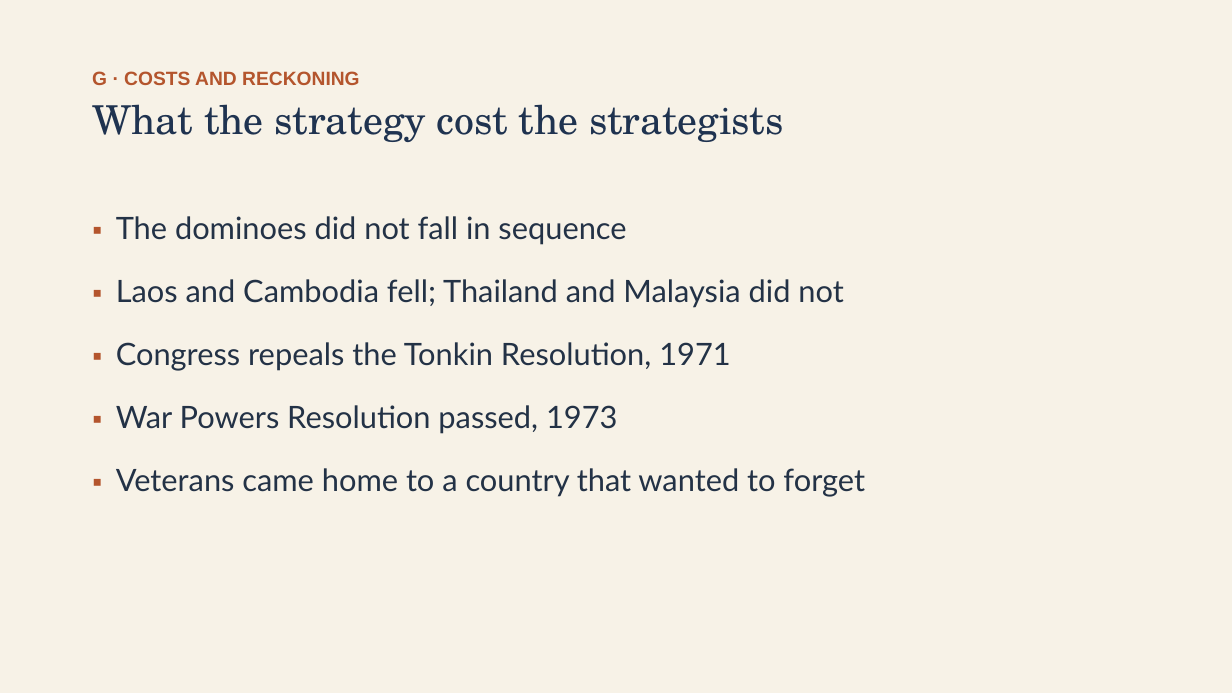
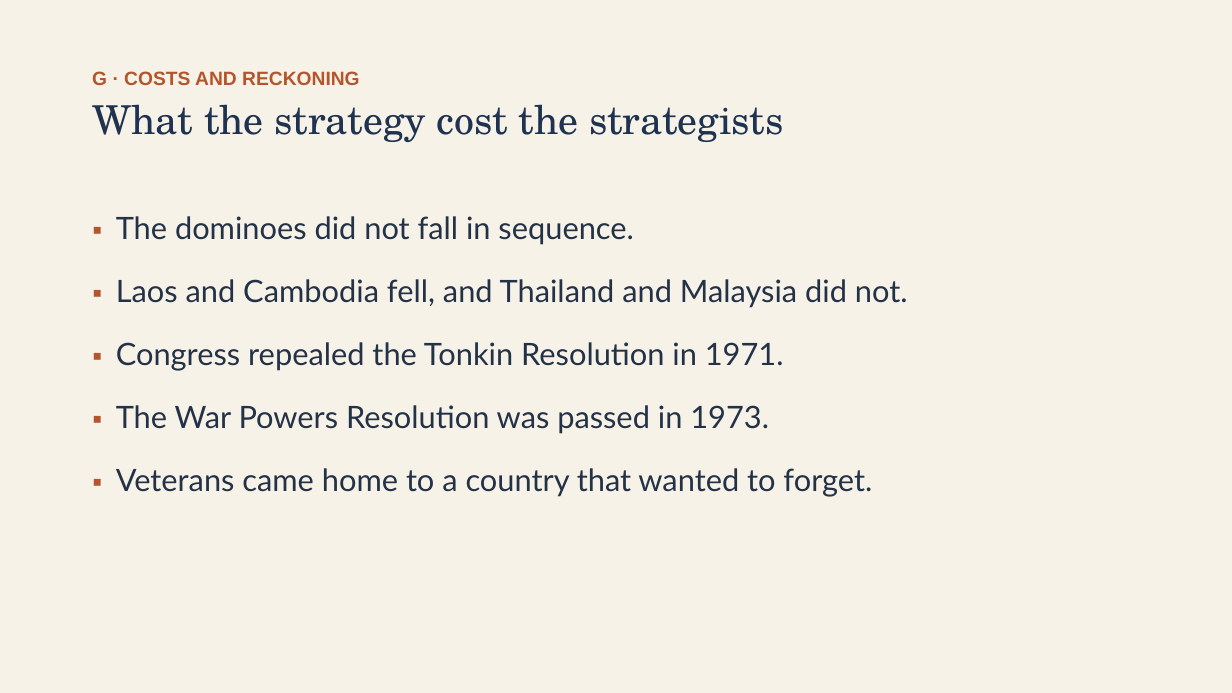
Before and after one commit to ab17gthb/humanities-curriculum-group, a slide deck: slide 24 of cold-war/lesson-06/lesson-06-slides.pptx. Drawn at 1232x693 pixels with LibreOffice and Linux fonts; fonts in the diff are those of the drawing. Boxes give left, top, right and bottom in pixels: in the first picture for what was removed or moved away, otherwise in the second. Text is boxed around its words. In the diff, an @@ line names an element or a change of style, - is before the commit and + after.

```diff
--- a/cold-war/lesson-06/lesson-06-slides.pptx
+++ b/cold-war/lesson-06/lesson-06-slides.pptx
@@ text at (116,216,908,497): text changed @@
-▪ The dominoes did not fall in sequence
-▪ Laos and Cambodia fell; Thailand and Malaysia did not
-▪ Congress repeals the Tonkin Resolution, 1971
-▪ War Powers Resolution passed, 1973
-▪ Veterans came home to a country that wanted to forget
+▪ The dominoes did not fall in sequence.
+▪ Laos and Cambodia fell, and Thailand and Malaysia did not.
+▪ Congress repealed the Tonkin Resolution in 1971.
+▪ The War Powers Resolution was passed in 1973.
+▪ Veterans came home to a country that wanted to forget.
```
Also in this commit, not shown: 12 other slides changed, 6 other files.
